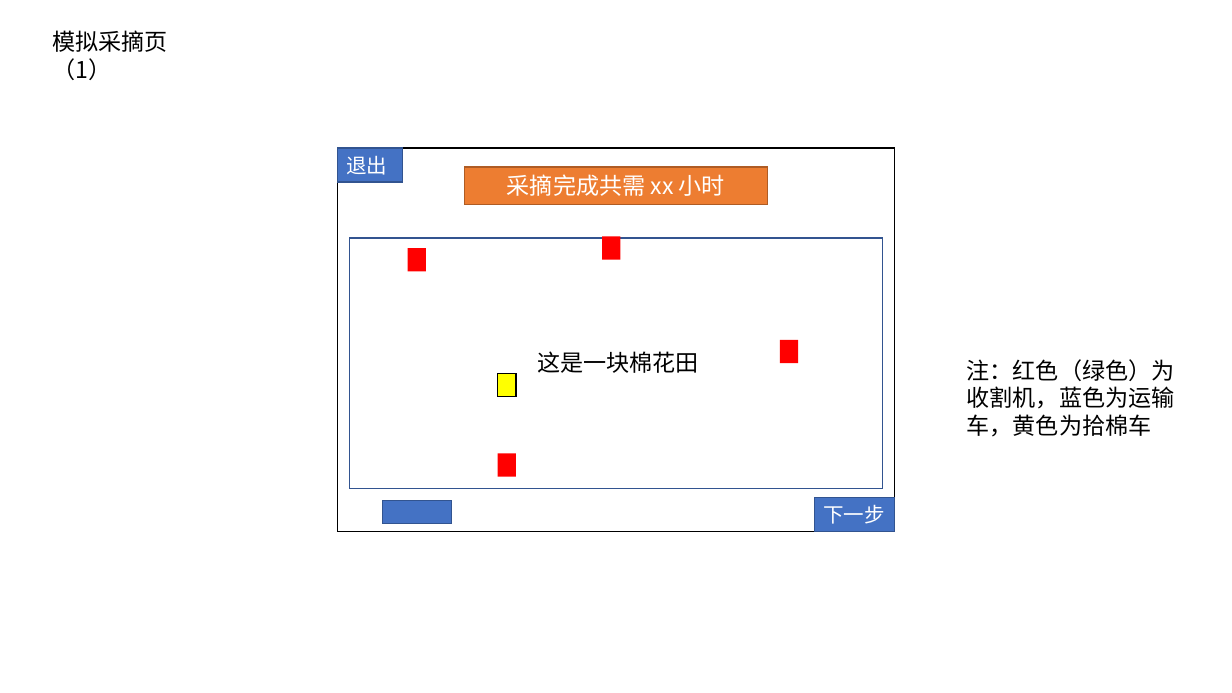
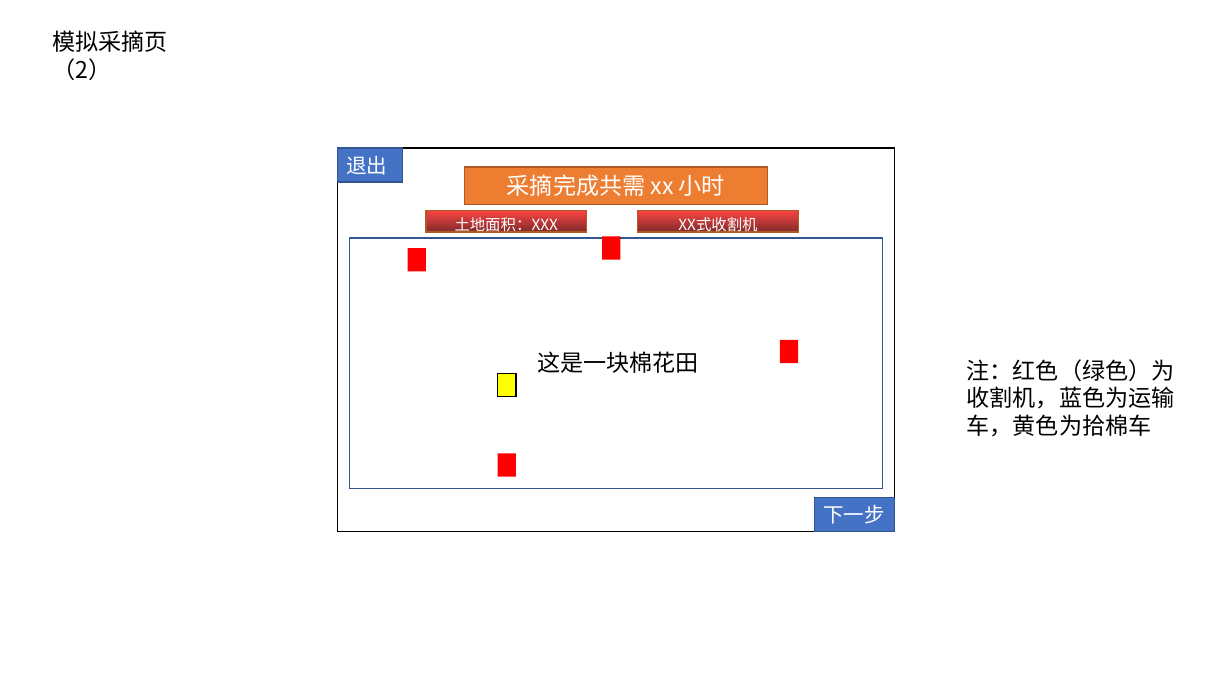
Before and after one commit to jerryfeng2003/The_C_design_on_cotton, a slide deck: slide 12 of 相关资料/界面设计(第一版）.pptx (slide 5 before the commit). Drawn at 1232x693 pixels with LibreOffice and Linux fonts; fonts in the diff are those of the drawing. Boxes give left, top, right and bottom in pixels: in the first picture for what was removed or moved away, otherwise in the second. Text is boxed around its words. In the diff, an @@ line names an element or a change of style, - is before the commit and + after.

```diff
--- a/相关资料/界面设计(第一版）.pptx
+++ b/相关资料/界面设计(第一版）.pptx
@@ text at <box>52,30,167,80</box>: text changed @@
-模拟采摘页（1）
+模拟采摘页（2）
@@ rectangle added at <box>426,211,587,233</box>, fill gradient #FE4444 to #832B2B, outline #AF5C24 1 pt, 12 pt, text #FFFFFF @@
+土地面积：XXX
@@ rectangle added at <box>638,211,799,233</box>, fill gradient #FE4444 to #832B2B, outline #AF5C24 1 pt, 12 pt, text #FFFFFF @@
+XX式收割机
@@ rectangle removed at <box>383,500,452,523</box> @@
```
Also in this commit, not shown: 8 other slides changed, 12 slides added, 2 slides removed, 3 other files.
